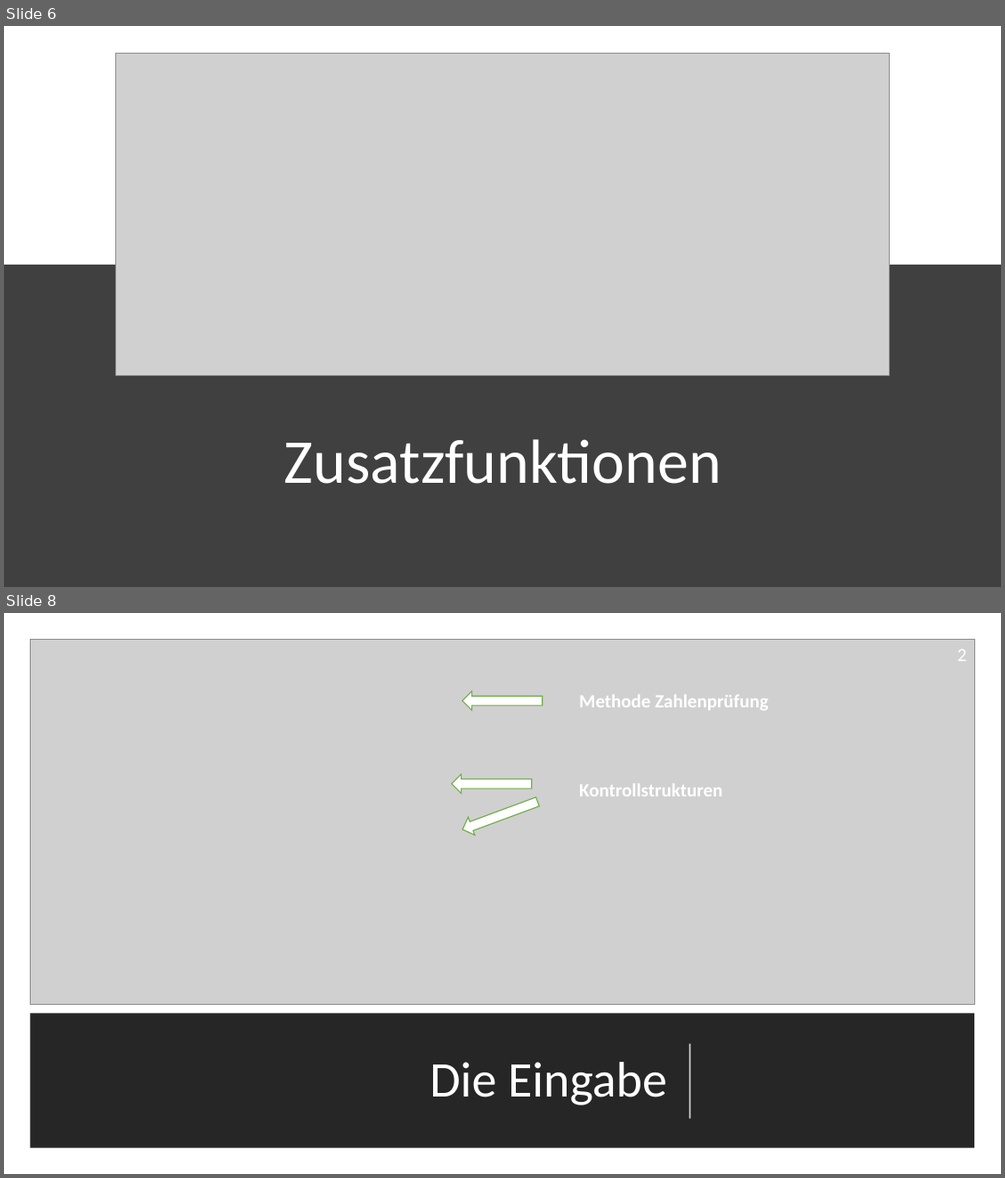
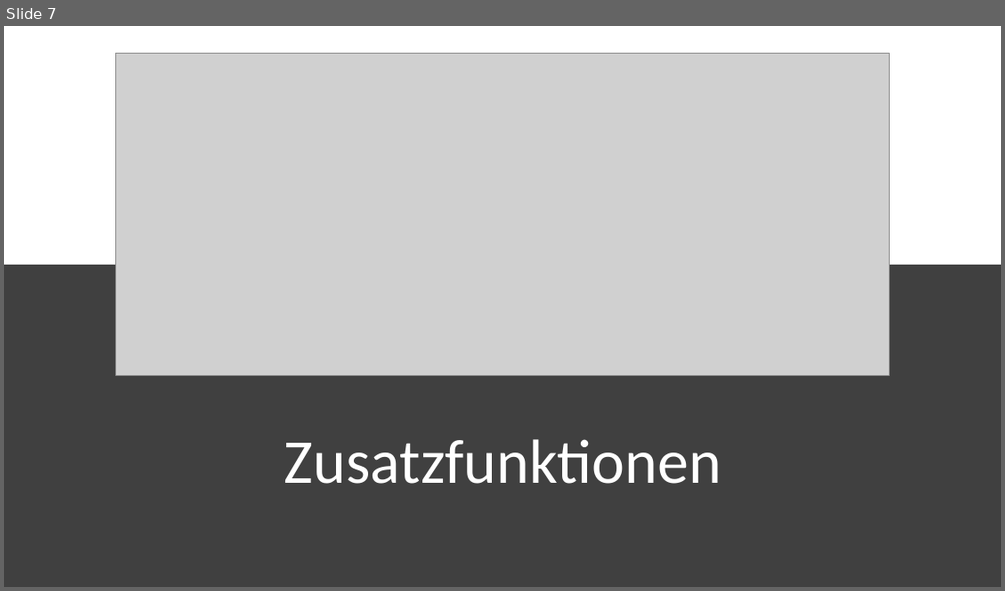
Before and after one commit to maxeuken/HSP-Sprint-1, a slide deck: Zahnraddimensionierungsprogramm.GruppeJ/PowerPoint Präsentation Sprint 2/Sprint 2.pptx. Shown one above the other, each under a label of ours: slides 6 and 8 before the commit, slide 7 after it; the slides between them are not shown. The pictures are 1005x1178 and 1005x591 pixels, drawn with LibreOffice and Linux fonts; fonts in the diff are those of the drawing; grey boxes stand for pictures. Boxes give left, top, right and bottom in pixels: in the first picture for what was removed or moved away, otherwise in the second. Text is boxed around its words. In the diff, an @@ line names an element or a change of style, - is before the commit and + after.

```diff
--- a/Zahnraddimensionierungsprogramm.GruppeJ/PowerPoint Präsentation Sprint 2/Sprint 2.pptx
+++ b/Zahnraddimensionierungsprogramm.GruppeJ/PowerPoint Präsentation Sprint 2/Sprint 2.pptx
@@ slide 8 removed at (4, 613, 1001, 1174), background #FFFFFF @@
@@ picture removed at (30, 639, 975, 1004) @@
@@ text removed at (957, 649, 967, 661) @@
-2
@@ left arrow removed at (462, 691, 542, 711) @@
@@ text removed at (579, 695, 769, 710) @@
-Methode Zahlenprüfung
@@ left arrow removed at (452, 774, 532, 794) @@
@@ left arrow removed at (460, 793, 541, 839) @@
@@ text removed at (579, 784, 722, 796) @@
-Kontrollstrukturen
@@ rectangle removed at (30, 1013, 975, 1148) @@
@@ title removed at (429, 1062, 667, 1105) @@
-Die Eingabe
@@ line removed from (689, 1119) to (689, 1044) @@
@@ what was slide 6 is now slide 7 @@
```
Also in this commit, not shown: 4 slides changed, 3 slides added, 4 other slides removed, 4 other files.
